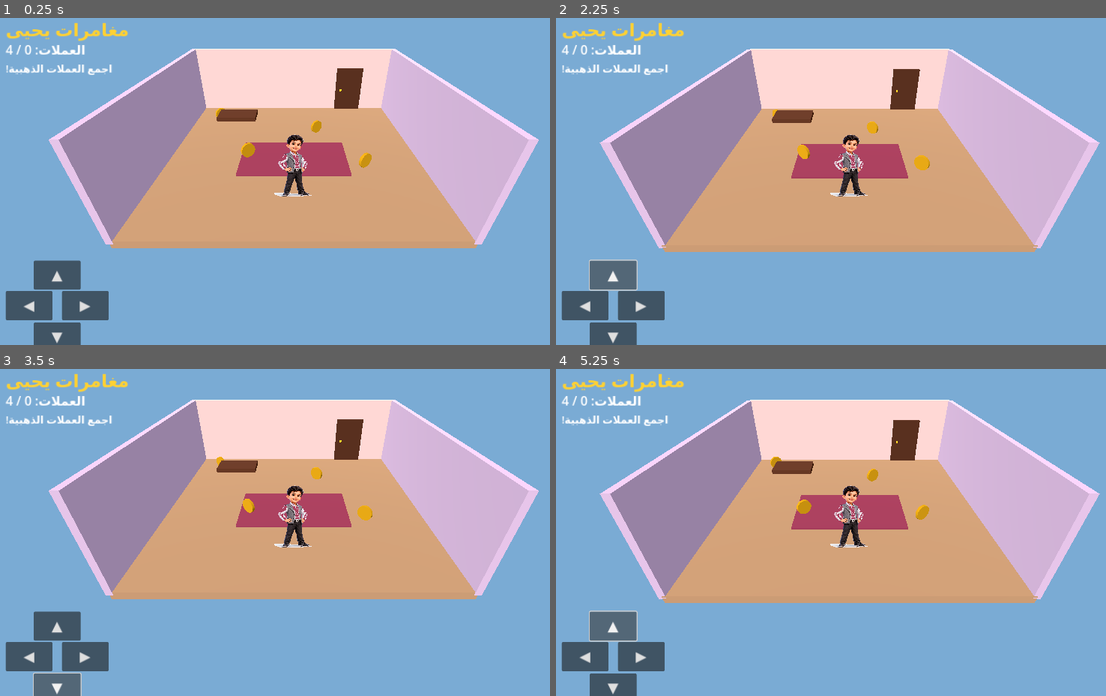
Above: before the commit, frames 1-4 (two rows, left to right).
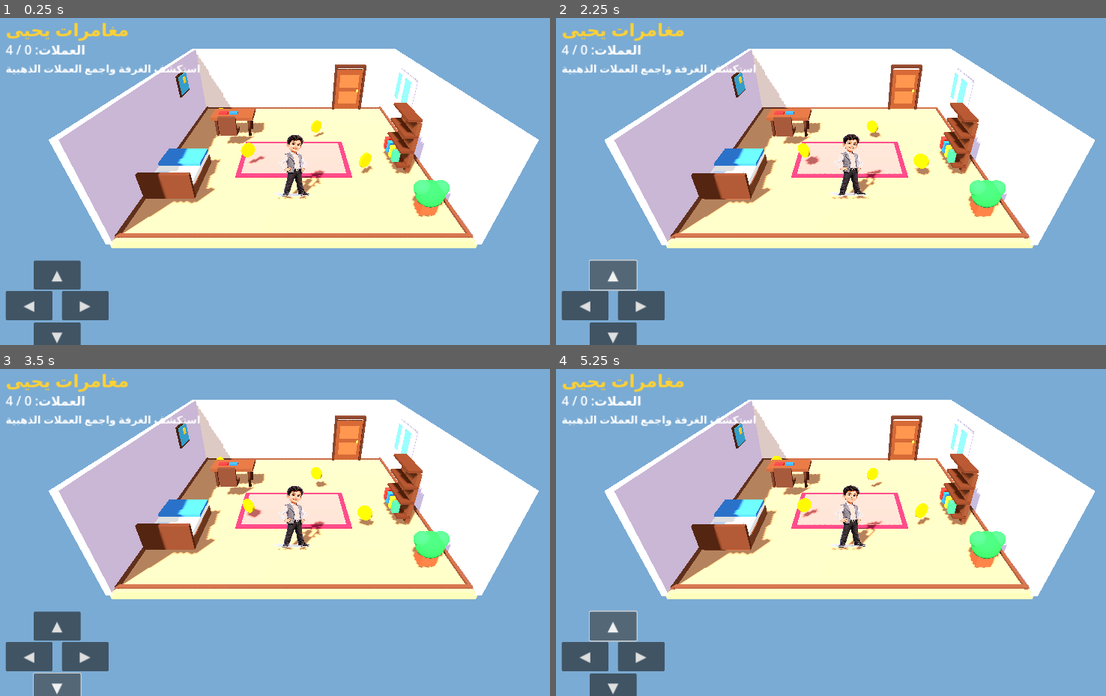
Above: after the commit, the same moments.

Repository: croceh2021-crypto/Yahya-Adventures
Game: Godot game, scene res://Main.tscn
The game is run twice, just before and just after one commit, with the same random seed, the same clock (stepped at 60 frames per second) and the same inputs.
Inputs:
- Up to frame 1 (0.25 s): no input
- Up to frame 2 (2.25 s): click "◀" at 0.5 s; click "▶" at 1.25 s; click "▲" at 2 s
- Up to frame 3 (3.5 s): click "▼" at 2.75 s
- Up to frame 4 (5.25 s): click "◀" at 3.5 s; click "▶" at 4.25 s; click "▲" at 5 s

The runs differ from the first frame. In frame 1, 43% of the frame differs, in the area x 1-98%, y 9-71%; in frame 2, 45%, in the area x 1-99%, y 9-72%; in frame 3, 43%; in frame 4, 45%.

Commit message:
Update main.gd

Diff:
--- a/Scripts/main.gd
+++ b/Scripts/main.gd
@@ -1,22 +1,35 @@
 extends Node3D
 
-# YAHYA ADVENTURES
-# Character update: use Yahya's illustrated character sprite when the asset exists.
-# If the PNG is missing, the original simple 3D character remains as a fallback.
+# YAHYA ADVENTURES - ROOM & CHARACTER UPDATE
+# Godot 4.4.1
 
 const PLAYER_SPEED := 4.8
-const ROOM_LIMIT := 5.3
-const COIN_DISTANCE := 0.9
+const PLAYER_ACCELERATION := 16.0
+const PLAYER_FRICTION := 20.0
+const ROOM_LIMIT := 5.25
+const COIN_DISTANCE := 0.95
 const YAHYA_TEXTURE_PATH := "res://Assets/yahya_character.png"
+const CAMERA_OFFSET := Vector3(0, 6.8, 8.5)
+const CAMERA_SMOOTHING := 7.0
 
 var player: Node3D
 var camera: Camera3D
+var character_sprite: Sprite3D
 var coins: Array[MeshInstance3D] = []
+
 var coin_count := 0
 var move_vector := Vector2.ZERO
+var move_velocity := Vector2.ZERO
+
 var coin_label: Label
 var message_label: Label
+var door_mesh: MeshInstance3D
+
 var door_open := false
+var door_open_amount := 0.0
+var walk_time := 0.0
+var message_timer := 0.0
+
 
 func _ready() -> void:
     create_environment()
@@ -26,58 +39,310 @@
     create_ui()
     update_coin_label()
 
+
 func _process(delta: float) -> void:
     move_player(delta)
-    follow_camera()
+    follow_camera(delta)
+    animate_character(delta)
     animate_coins(delta)
     collect_coins()
-    check_door()
+    check_door(delta)
+
+    if message_timer > 0.0:
+        message_timer -= delta
+
+        if message_timer <= 0.0 and not door_open:
+            message_label.text = "استكشف الغرفة واجمع العملات الذهبية"
+
+
+# ENVIRONMENT
 
 func create_environment() -> void:
     var world := WorldEnvironment.new()
     var env := Environment.new()
+
     env.background_mode = Environment.BG_COLOR
     env.background_color = Color(0.48, 0.67, 0.83)
+
     env.ambient_light_source = Environment.AMBIENT_SOURCE_COLOR
-    env.ambient_light_color = Color(0.8, 0.82, 0.9)
-    env.ambient_light_energy = 0.8
+    env.ambient_light_color = Color(0.88, 0.88, 0.96)
+    env.ambient_light_energy = 0.9
+    env.tonemap_mode = Environment.TONE_MAPPER_FILMIC
+
     world.environment = env
     add_child(world)
 
     var sun := DirectionalLight3D.new()
-    sun.rotation_degrees = Vector3(-45, -30, 0)
-    sun.light_energy = 1.2
+    sun.rotation_degrees = Vector3(-48, -32, 0)
+    sun.light_energy = 1.25
+    sun.shadow_enabled = true
     add_child(sun)
 
+
+# ROOM
+
 func create_room() -> void:
-    make_box("Floor", Vector3(12, 0.3, 12),
-        Vector3(0, -0.2, 0), Color(0.72, 0.54, 0.38))
-
-    make_box("BackWall", Vector3(12, 3.8, 0.25),
-        Vector3(0, 1.7, -6), Color(0.91, 0.76, 0.72))
-
-    make_box("LeftWall", Vector3(0.25, 3.8, 12),
-        Vector3(-6, 1.7, 0), Color(0.82, 0.69, 0.79))
-
-    make_box("RightWall", Vector3(0.25, 3.8, 12),
-        Vector3(6, 1.7, 0), Color(0.82, 0.69, 0.79))
-
-    make_box("Rug", Vector3(5, 0.06, 3),
-        Vector3(0, 0, 0.8), Color(0.58, 0.19, 0.29))
-
-    make_box("Table", Vector3(2, 0.2, 1.2),
-        Vector3(-3, 1, -2), Color(0.35, 0.17, 0.08))
-
-    make_box("Door", Vector3(1.6, 2.6, 0.15),
-        Vector3(3.5, 1.2, -5.8), Color(0.3, 0.14, 0.06))
-
-    make_box("DoorHandle", Vector3(0.1, 0.1, 0.1),
-        Vector3(3, 1.2, -5.7), Color(1, 0.75, 0.1))
+
+    make_box("Floor",
+        Vector3(12, 0.3, 12),
+        Vector3(0, -0.2, 0),
+        Color(0.68, 0.48, 0.32))
+
+    make_box("BackWall",
+        Vector3(12, 3.8, 0.25),
+        Vector3(0, 1.7, -6),
+        Color(0.91, 0.79, 0.70))
+
+    make_box("LeftWall",
+        Vector3(0.25, 3.8, 12),
+        Vector3(-6, 1.7, 0),
+        Color(0.79, 0.69, 0.78))
+
+    make_box("RightWall",
+        Vector3(0.25, 3.8, 12),
+        Vector3(6, 1.7, 0),
+        Color(0.78, 0.72, 0.84))
+
+    # FLOOR BORDERS
+
+    make_box("FloorBorderBack",
+        Vector3(11.7, 0.08, 0.12),
+        Vector3(0, 0, -5.78),
+        Color(0.36, 0.20, 0.12))
+
+    make_box("FloorBorderFront",
+        Vector3(11.7, 0.08, 0.12),
+        Vector3(0, 0, 5.78),
+        Color(0.36, 0.20, 0.12))
+
+    make_box("FloorBorderLeft",
+        Vector3(0.12, 0.08, 11.7),
+        Vector3(-5.78, 0, 0),
+        Color(0.36, 0.20, 0.12))
+
+    make_box("FloorBorderRight",
+        Vector3(0.12, 0.08, 11.7),
+        Vector3(5.78, 0, 0),
+        Color(0.36, 0.20, 0.12))
+
+    # RUG
+
+    make_box("Rug",
+        Vector3(5.0, 0.06, 3.2),
+        Vector3(0, 0, 0.8),
+        Color(0.52, 0.12, 0.22))
+
+    make_box("RugInner",
+        Vector3(4.55, 0.025, 2.75),
+        Vector3(0, 0.045, 0.8),
+        Color(0.72, 0.38, 0.34))
+
+    # DOOR FRAME
+
+    make_box("DoorFrameLeft",
+        Vector3(0.13, 2.85, 0.24),
+        Vector3(2.62, 1.22, -5.72),
+        Color(0.25, 0.12, 0.06))
+
+    make_box("DoorFrameRight",
+        Vector3(0.13, 2.85, 0.24),
+        Vector3(4.38, 1.22, -5.72),
+        Color(0.25, 0.12, 0.06))
+
+    make_box("DoorFrameTop",
+        Vector3(1.88, 0.16, 0.24),
+        Vector3(3.5, 2.65, -5.72),
+        Color(0.25, 0.12, 0.06))
+
+    door_mesh = make_box("Door",
+        Vector3(1.6, 2.55, 0.15),
+        Vector3(3.5, 1.18, -5.78),
+        Color(0.38, 0.19, 0.08))
+
+    make_box("DoorPanelTop",
+        Vector3(1.18, 0.78, 0.045),
+        Vector3(3.5, 1.78, -5.68),
+        Color(0.48, 0.27, 0.13))
+
+    make_box("DoorPanelBottom",
+        Vector3(1.18, 0.78, 0.045),
+        Vector3(3.5, 0.72, -5.68),
+        Color(0.48, 0.27, 0.13))
+
+    make_sphere("DoorHandle",
+        0.09,
+        Vector3(4.05, 1.2, -5.58),
+        Color(1.0, 0.75, 0.16))
+
+    # TABLE
+
+    make_box("TableTop",
+        Vector3(2.2, 0.18, 1.25),
+        Vector3(-3.25, 1.0, -2.1),
+        Color(0.38, 0.20, 0.10))
+
+    for x in [-4.12, -2.38]:
+        for z in [-2.55, -1.65]:
+            make_box("TableLeg",
+                Vector3(0.13, 1.0, 0.13),
+                Vector3(x, 0.48, z),
+                Color(0.25, 0.12, 0.06))
+
+    make_box("BookRed",
+        Vector3(0.48, 0.08, 0.34),
+        Vector3(-3.75, 1.14, -2.0),
+        Color(0.72, 0.12, 0.12))
+
+    make_box("BookBlue",
+        Vector3(0.42, 0.08, 0.34),
+        Vector3(-3.2, 1.14, -2.0),
+        Color(0.12, 0.32, 0.72))
+
+    # CHAIR
+
+    make_box("ChairSeat",
+        Vector3(0.85, 0.16, 0.8),
+        Vector3(-3.25, 0.62, -0.85),
+        Color(0.30, 0.16, 0.09))
+
+    make_box("ChairBack",
+        Vector3(0.85, 0.9, 0.14),
+        Vector3(-3.25, 1.08, -0.48),
+        Color(0.30, 0.16, 0.09))
+
+    # BED
+
+    make_box("BedBase",
+        Vector3(1.75, 0.42, 2.65),
+        Vector3(-4.65, 0.28, 2.65),
+        Color(0.40, 0.22, 0.12))
+
+    make_box("BedMattress",
+        Vector3(1.68, 0.22, 2.55),
+        Vector3(-4.65, 0.58, 2.65),
+        Color(0.91, 0.91, 0.84))
+
+    make_box("BedPillow",
+        Vector3(1.15, 0.18, 0.58),
+        Vector3(-4.65, 0.78, 3.55),
+        Color(0.72, 0.82, 0.96))
+
+    make_box("BedBlanket",
+        Vector3(1.7, 0.12, 1.25),
+        Vector3(-4.65, 0.77, 2.0),
+        Color(0.18, 0.42, 0.72))
+
+    make_box("BedHeadboard",
+        Vector3(1.9, 1.05, 0.16),
+        Vector3(-4.65, 0.72, 4.02),
+        Color(0.32, 0.16, 0.08))
+
+    # BOOKSHELF
+
+    make_box("ShelfBack",
+        Vector3(0.18, 2.25, 1.75),
+        Vector3(4.95, 1.18, 1.2),
+        Color(0.34, 0.18, 0.09))
+
+    for y in [0.35, 1.05, 1.75, 2.45]:
+        make_box("ShelfBoard",
+            Vector3(0.55, 0.10, 1.9),
+            Vector3(4.7, y, 1.2),
+            Color(0.30, 0.14, 0.06))
+
+    var book_colors := [
+        Color(0.75, 0.16, 0.12),
+        Color(0.12, 0.38, 0.72),
+        Color(0.95, 0.65, 0.12),
+        Color(0.18, 0.58, 0.32)
+    ]
+
+    for i in range(4):
+        make_box("ShelfBook",
+            Vector3(0.28, 0.52, 0.24),
+            Vector3(4.42, 0.68, 0.55 + float(i) * 0.4),
+            book_colors[i])
+
+    # WINDOW
+
+    make_box("WindowGlass",
+        Vector3(0.06, 1.45, 2.25),
+        Vector3(5.78, 2.25, -2.4),
+        Color(0.30, 0.72, 0.91))
+
+    make_box("WindowFrameTop",
+        Vector3(0.16, 0.12, 2.5),
+        Vector3(5.68, 3.02, -2.4),
+        Color(0.95, 0.91, 0.78))
+
+    make_box("WindowFrameBottom",
+        Vector3(0.16, 0.12, 2.5),
+        Vector3(5.68, 1.48, -2.4),
+        Color(0.95, 0.91, 0.78))
+
+    make_box("WindowFrameNear",
+        Vector3(0.16, 1.65, 0.12),
+        Vector3(5.68, 2.25, -3.62),
+        Color(0.95, 0.91, 0.78))
+
+    make_box("WindowFrameFar",
+        Vector3(0.16, 1.65, 0.12),
+        Vector3(5.68, 2.25, -1.18),
+        Color(0.95, 0.91, 0.78))
+
+    make_box("WindowCross",
+        Vector3(0.18, 1.5, 0.09),
+        Vector3(5.64, 2.25, -2.4),
+        Color(0.95, 0.91, 0.78))
+
+    # WALL PICTURE
+
+    make_box("WallPictureFrame",
+        Vector3(0.08, 1.05, 1.3),
+        Vector3(-5.78, 2.55, -2.5),
+        Color(0.28, 0.15, 0.08))
+
+    make_box("WallPicture",
+        Vector3(0.04, 0.88, 1.12),
+        Vector3(-5.72, 2.55, -2.5),
+        Color(0.22, 0.58, 0.72))
+
+    make_box("PictureSun",
+        Vector3(0.05, 0.28, 0.28),
+        Vector3(-5.68, 2.72, -2.58),
+        Color(1.0, 0.78, 0.18))
+
+    # PLANT
+
+    make_box("PlantPot",
+        Vector3(0.55, 0.48, 0.55),
+        Vector3(4.75, 0.25, 4.55),
+        Color(0.64, 0.24, 0.12))
+
+    make_sphere("PlantLeaves",
+        0.48,
+        Vector3(4.75, 0.78, 4.55),
+        Color(0.12, 0.48, 0.20))
+
+    make_sphere("PlantLeafLeft",
+        0.28,
+        Vector3(4.42, 1.02, 4.55),
+        Color(0.16, 0.58, 0.24))
+
+    make_sphere("PlantLeafRight",
+        0.28,
+        Vector3(5.05, 1.02, 4.55),
+        Color(0.16, 0.58, 0.24))
+
+    # COINS
 
     add_coin(Vector3(-2, 0.7, 1.5))
     add_coin(Vector3(1.2, 0.7, -1.5))
     add_coin(Vector3(3, 0.7, 2.2))
     add_coin(Vector3(-4.2, 0.7, -3.2))
+
+
+# PLAYER
 
 func create_player() -> void:
     player = Node3D.new()
@@ -86,203 +351,427 @@
     add_child(player)
 
     var yahya_texture := load(YAHYA_TEXTURE_PATH) as Texture2D
+
     if yahya_texture != null:
-        var portrait := Sprite3D.new()
-        portrait.name = "YahyaCharacterSprite"
-        portrait.texture = yahya_texture
-        portrait.billboard = BaseMaterial3D.BILLBOARD_FIXED_Y
-        portrait.pixel_size = 0.00175
-        portrait.position = Vector3(0, 1.36, 0)
-        portrait.shaded = false
-        portrait.alpha_cut = SpriteBase3D.ALPHA_CUT_DISCARD
-        portrait.alpha_scissor_threshold = 0.15
-        portrait.double_sided = true
-        player.add_child(portrait)
+        character_sprite = Sprite3D.new()
+        character_sprite.name = "YahyaCharacterSprite"
+        character_sprite.texture = yahya_texture
+        character_sprite.billboard = BaseMaterial3D.BILLBOARD_FIXED_Y
+        character_sprite.pixel_size = 0.00175
+        character_sprite.position = Vector3(0, 1.36, 0)
+        character_sprite.shaded = false
+        character_sprite.alpha_cut = SpriteBase3D.ALPHA_CUT_DISCARD
+        character_sprite.alpha_scissor_threshold = 0.15
+        character_sprite.double_sided = true
+        player.add_child(character_sprite)
     else:
-        # Fallback: keep a visible 3D character if the image was not copied.
         create_fallback_player()
+
 
 func create_fallback_player() -> void:
     var body := CapsuleMesh.new()
     body.radius = 0.38
     body.height = 1.25
-    add_player_part(body, Vector3(0, 1.2, 0),
+
+    add_player_part(body,
+        Vector3(0, 1.2, 0),
         Color(0.96, 0.96, 0.94))
 
     var vest := BoxMesh.new()
     vest.size = Vector3(0.8, 0.7, 0.3)
-    add_player_part(vest, Vector3(0, 1.25, -0.18),
+
+    add_player_part(vest,
+        Vector3(0, 1.25, -0.18),
         Color(0.48, 0.49, 0.52))
 
     var head := SphereMesh.new()
     head.radius = 0.38
     head.height = 0.76
-    add_player_part(head, Vector3(0, 2.05, 0),
+
+    add_player_part(head,
+        Vector3(0, 2.05, 0),
         Color(0.72, 0.48, 0.32))
 
     var hair := SphereMesh.new()
     hair.radius = 0.39
     hair.height = 0.4
-    add_player_part(hair, Vector3(0, 2.3, 0),
+
+    add_player_part(hair,
+        Vector3(0, 2.3, 0),
         Color(0.08, 0.05, 0.03))
 
     var leg_mesh := BoxMesh.new()
     leg_mesh.size = Vector3(0.22, 0.65, 0.25)
-    add_player_part(leg_mesh, Vector3(-0.17, 0.35, 0),
+
+    add_player_part(leg_mesh,
+        Vector3(-0.17, 0.35, 0),
         Color(0.12, 0.12, 0.16))
-    add_player_part(leg_mesh, Vector3(0.17, 0.35, 0),
+
+    add_player_part(leg_mesh,
+        Vector3(0.17, 0.35, 0),
         Color(0.12, 0.12, 0.16))
 
-func add_player_part(mesh: Mesh, pos: Vector3,
-        color: Color) -> void:
+
+func add_player_part(mesh: Mesh, pos: Vector3, color: Color) -> void:
     var part := MeshInstance3D.new()
     part.mesh = mesh
     part.position = pos
 
     var material := StandardMaterial3D.new()
     material.albedo_color = color
+
     part.material_override = material
     player.add_child(part)
+
+
+# CAMERA
 
 func create_camera() -> void:
     camera = Camera3D.new()
     camera.current = true
     camera.fov = 62
+    camera.position = player.global_position + CAMERA_OFFSET
+
     add_child(camera)
-    follow_camera()
-
-func follow_camera() -> void:
+    follow_camera(1.0)
+
+
+func follow_camera(delta: float) -> void:
     if not is_instance_valid(player):
         return
-    camera.position = player.global_position + Vector3(0, 6.8, 8.5)
-    camera.look_at(player.global_position + Vector3(0, 1, 0))
+
+    var target_position := player.global_position + CAMERA_OFFSET
+    var weight := 1.0 - exp(-CAMERA_SMOOTHING * delta)
+
+    camera.global_position = camera.global_position.lerp(
+        target_position, weight)
+
+    camera.look_at(
+        player.global_position + Vector3(0, 1.0, 0),
+        Vector3.UP)
+
+
+# MOVEMENT
 
 func move_player(delta: float) -> void:
-    var direction := Vector3(move_vector.x, 0, move_vector.y)
-    if direction.length() > 1:
-        direction = direction.normalized()
-
-    player.position += direction * PLAYER_SPEED * delta
-    player.position.x = clampf(player.position.x, -ROOM_LIMIT, ROOM_LIMIT)
-    player.position.z = clampf(player.position.z, -ROOM_LIMIT, ROOM_LIMIT)
-
-    if direction.length() > 0.05:
-        player.rotation.y = atan2(-direction.x, -direction.z)
-
-func make_box(node_name: String, box_size: Vector3,
-        pos: Vector3, color: Color) -> void:
+    var input_direction := move_vector
+
+    if input_direction.length() > 1.0:
+        input_direction = input_direction.normalized()
+
+    if input_direction.length() > 0.05:
+        move_velocity = move_velocity.move_toward(
+            input_direction * PLAYER_SPEED,
+            PLAYER_ACCELERATION * delta)
+    else:
+        move_velocity = move_velocity.move_toward(
+            Vector2.ZERO,
+            PLAYER_FRICTION * delta)
+
+    var direction := Vector3(
+        move_velocity.x,
+        0,
+        move_velocity.y)
+
+    player.position += direction * delta
+
+    player.position.x = clampf(
+        player.position.x,
+        -ROOM_LIMIT,
+        ROOM_LIMIT)
+
+    player.position.z = clampf(
+        player.position.z,
+        -ROOM_LIMIT,
+        ROOM_LIMIT)
+
+    if move_velocity.length() > 0.12:
+        var target_rotation := atan2(
+            -move_velocity.x,
+            -move_velocity.y)
+
+        player.rotation.y = lerp_angle(
+            player.rotation.y,
+            target_rotation,
+            minf(1.0, delta * 12.0))
+
+
+func animate_character(delta: float) -> void:
+    if not is_instance_valid(character_sprite):
+        return
+
+    if move_velocity.length() > 0.18:
+        walk_time += delta * 10.0
+
+        character_sprite.position.y = (
+            1.36 + absf(sin(walk_time)) * 0.10)
+
+        character_sprite.rotation.z = sin(walk_time) * 0.035
+    else:
+        character_sprite.position.y = lerpf(
+            character_sprite.position.y,
+            1.36,
+            minf(1.0, delta * 8.0))
+
+        character_sprite.rotation.z = lerpf(
+            character_sprite.rotation.z,
+            0.0,
+            minf(1.0, delta * 8.0))
+
+
+# OBJECTS
+
+func make_box(
+    node_name: String,
+    box_size: Vector3,
+    pos: Vector3,
+    color: Color
+) -> MeshInstance3D:
+
     var item := MeshInstance3D.new()
     item.name = node_name
+
     var mesh := BoxMesh.new()
     mesh.size = box_size
+
     item.mesh = mesh
     item.position = pos
+
     var material := StandardMaterial3D.new()
     material.albedo_color = color
+    material.roughness = 0.82
+
     item.material_override = material
+    item.cast_shadow = GeometryInstance3D.SHADOW_CASTING_SETTING_ON
+
     add_child(item)
+
+    return item
+
+
+func make_sphere(
+    node_name: String,
+    radius: float,
+    pos: Vector3,
+    color: Color
+) -> MeshInstance3D:
+
+    var item := MeshInstance3D.new()
+    item.name = node_name
+
+    var mesh := SphereMesh.new()
+    mesh.radius = radius
+    mesh.height = radius * 2.0
+
+    item.mesh = mesh
+    item.position = pos
+
+    var material := StandardMaterial3D.new()
+    material.albedo_color = color
+
+    item.material_override = material
+
+    add_child(item)
+
+    return item
+
+
+# COINS
 
 func add_coin(pos: Vector3) -> void:
     var coin := MeshInstance3D.new()
     coin.name = "GoldCoin"
+
     var mesh := CylinderMesh.new()
     mesh.top_radius = 0.32
     mesh.bottom_radius = 0.32
     mesh.height = 0.12
+
     coin.mesh = mesh
     coin.position = pos
     coin.rotation_degrees.x = 90
+
     var material := StandardMaterial3D.new()
     material.albedo_color = Color(1, 0.72, 0.05)
     material.metallic = 0.5
+    material.roughness = 0.28
+
     coin.material_override = material
+
     add_child(coin)
     coins.append(coin)
+
 
 func animate_coins(delta: float) -> void:
     for coin in coins:
         if is_instance_valid(coin):
             coin.rotate_y(delta * 2.5)
-            coin.position.y = 0.7 + sin(
-                Time.get_ticks_msec() * 0.003 + coin.position.x
-            ) * 0.12
+
+            coin.position.y = (
+                0.7 + sin(
+                    Time.get_ticks_msec() * 0.003
+                    + coin.position.x
+                ) * 0.12)
+
 
 func collect_coins() -> void:
     for i in range(coins.size() - 1, -1, -1):
         var coin := coins[i]
+
         if not is_instance_valid(coin):
             coins.remove_at(i)
             continue
-        if player.global_position.distance_to(coin.global_position) < COIN_DISTANCE:
+
+        if player.global_position.distance_to(
+            coin.global_position) < COIN_DISTANCE:
+
             coin_count += 1
             coin.queue_free()
             coins.remove_at(i)
+
             update_coin_label()
-            message_label.text = "أحسنت! جمعت عملة ذهبية"
-
-func check_door() -> void:
-    if door_open:
-        return
+            show_message("رائع يا يحيى! حصلت على عملة ذهبية")
+
+
+# DOOR
+
+func check_door(delta: float) -> void:
     var door_position := Vector3(3.5, 0, -5.1)
-    if player.global_position.distance_to(door_position) < 1.5:
+
+    if not door_open and player.global_position.distance_to(
+        door_position) < 1.5:
+
         if coin_count >= 4:
             door_open = true
-            message_label.text = "مبروك يا يحيى! أكملت المرحلة!"
-        else:
-            message_label.text = "اجمع العملات الأربع أولاً!"
+            show_message(
+                "مبروك يا يحيى! فُتح الباب وأكملت المرحلة!")
+        elif message_timer <= 0.0:
+            show_message("اجمع العملات الأربع أولاً!")
+
+    if door_open:
+        door_open_amount = minf(
+            door_open_amount + delta * 1.8,
+            1.0)
+
+        if is_instance_valid(door_mesh):
+            door_mesh.rotation.y = -door_open_amount * 1.25
+            door_mesh.position.x = (
+                3.5 - door_open_amount * 0.78)
+
+
+# MESSAGES
+
+func show_message(value: String) -> void:
+    if is_instance_valid(message_label):
+        message_label.text = value
+        message_timer = 2.8
+
+
+# USER INTERFACE
 
 func create_ui() -> void:
     var layer := CanvasLayer.new()
     add_child(layer)
+
     var root := Control.new()
-    root.set_anchors_and_offsets_preset(Control.PRESET_FULL_RECT)
+    root.set_anchors_and_offsets_preset(
+        Control.PRESET_FULL_RECT)
+
     layer.add_child(root)
 
     var title := Label.new()
     title.text = "مغامرات يحيى"
     title.position = Vector2(25, 20)
-    title.add_theme_font_size_override("font_size", 38)
-    title.add_theme_color_override("font_color", Color(1, 0.82, 0.2))
+
+    title.add_theme_font_size_override(
+        "font_size", 38)
+
+    title.add_theme_color_override(
+        "font_color",
+        Color(1, 0.82, 0.2))
+
     root.add_child(title)
 
     coin_label = Label.new()
     coin_label.position = Vector2(25, 70)
-    coin_label.add_theme_font_size_override("font_size", 27)
-    coin_label.add_theme_color_override("font_color", Color.WHITE)
+
+    coin_label.add_theme_font_size_override(
+        "font_size", 27)
+
+    coin_label.add_theme_color_override(
+        "font_color",
+        Color.WHITE)
+
     root.add_child(coin_label)
 
     message_label = Label.new()
-    message_label.text = "اجمع العملات الذهبية!"
+    message_label.text = (
+        "استكشف الغرفة واجمع العملات الذهبية")
+
     message_label.position = Vector2(25, 115)
-    message_label.add_theme_font_size_override("font_size", 22)
-    message_label.add_theme_color_override("font_color", Color.WHITE)
+
+    message_label.add_theme_font_size_override(
+        "font_size", 22)
+
+    message_label.add_theme_color_override(
+        "font_color",
+        Color.WHITE)
+
     root.add_child(message_label)
 
-    add_control_button(root, "◀", Vector2(25, -115), Vector2(-1, 0))
-    add_control_button(root, "▶", Vector2(145, -115), Vector2(1, 0))
-    add_control_button(root, "▲", Vector2(85, -180), Vector2(0, -1))
-    add_control_button(root, "▼", Vector2(85, -48), Vector2(0, 1))
-
-func add_control_button(root: Control, caption: String,
-        pos: Vector2, direction: Vector2) -> void:
+    add_control_button(
+        root, "◀", Vector2(25, -115),
+        Vector2(-1, 0))
+
+    add_control_button(
+        root, "▶", Vector2(145, -115),
+        Vector2(1, 0))
+
+    add_control_button(
+        root, "▲", Vector2(85, -180),
+        Vector2(0, -1))
+
+    add_control_button(
+        root, "▼", Vector2(85, -48),
+        Vector2(0, 1))
+
+
+func add_control_button(
+    root: Control,
+    caption: String,
+    pos: Vector2,
+    direction: Vector2
+) -> void:
+
     var button := Button.new()
+
     button.text = caption
     button.size = Vector2(100, 62)
-    button.set_anchors_preset(Control.PRESET_BOTTOM_LEFT)
+
+    button.set_anchors_preset(
+        Control.PRESET_BOTTOM_LEFT)
+
     button.position = pos
-    button.add_theme_font_size_override("font_size", 30)
+
+    button.add_theme_font_size_override(
+        "font_size", 30)
+
     root.add_child(button)
 
     button.button_down.connect(func():
         move_vector = direction
     )
+
     button.button_up.connect(func():
         move_vector = Vector2.ZERO
     )
+
     button.mouse_exited.connect(func():
         move_vector = Vector2.ZERO
     )
 
+
 func update_coin_label() -> void:
     if is_instance_valid(coin_label):
-        coin_label.text = "العملات: " + str(coin_count) + " / 4"
+        coin_label.text = (
+            "العملات: " + str(coin_count) + " / 4")
